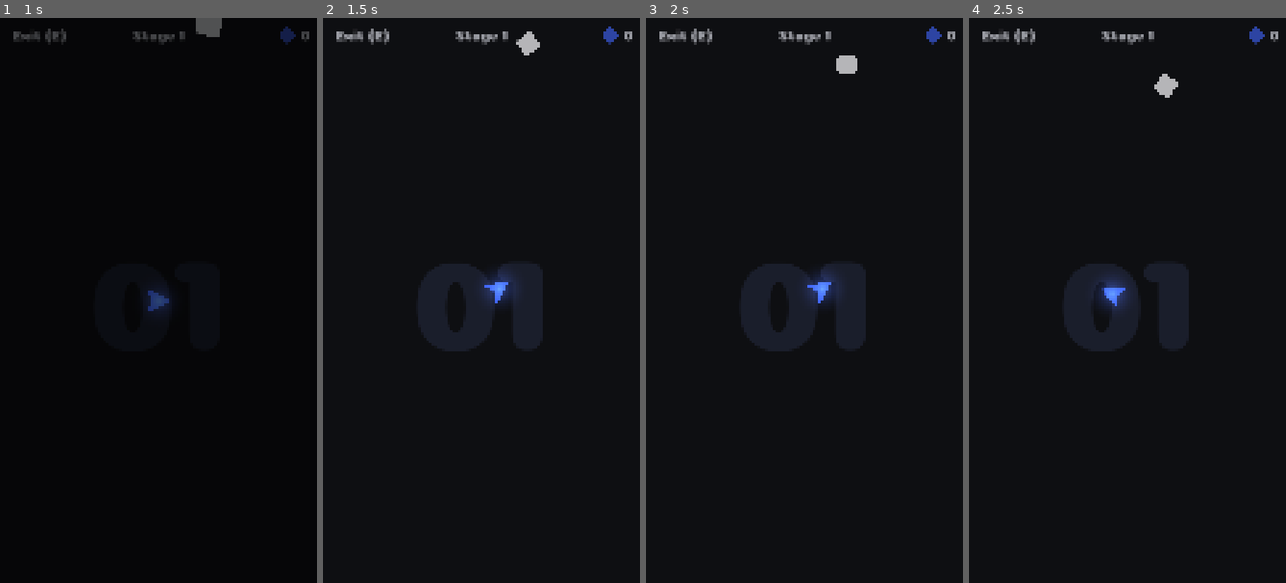
Above: before the commit, frames 1-4 (left to right).
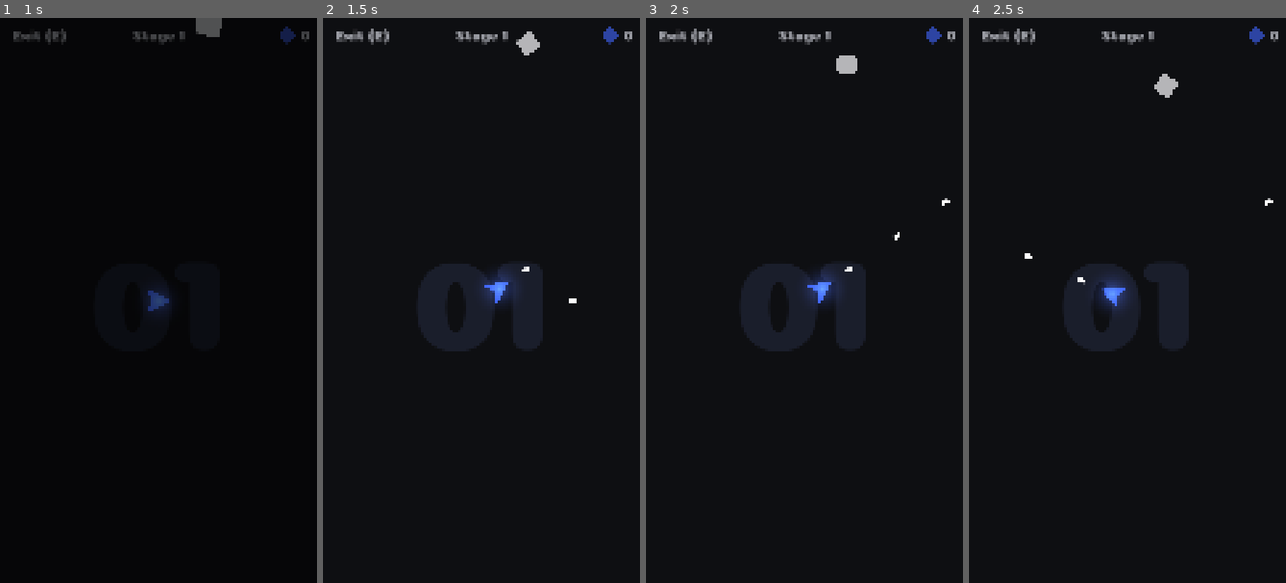
Above: after the commit, the same moments.

Repository: veprogames/blumo
Game: Godot game, scene res://src/main_menu/main_menu.tscn
Same seed, same stepped clock (60 frames per second), same inputs: the game is played once before the commit and once after it.
Inputs (mouse positions are in pixels of both pictures, inside the frame that each line leads up to):
- Up to frame 1 (1 s): click "Start" at 0.5 s
- Up to frame 2 (1.5 s): move the mouse to (497, 300) at 1.27 s
- Up to frame 3 (2 s): no input
- Up to frame 4 (2.5 s): move the mouse to (1111, 300) at 2.02 s

Frame 1 is identical in both runs. In frame 2, less than 0.1% of the frame differs, in the area x 62-80%, y 44-51%; in frame 3, less than 0.1%; in frame 4, less than 0.1%, in the area x 17-96%, y 31-48%.

Commit message:
player shooting bullets mechanic

Diff:
--- a/project.godot
+++ b/project.godot
@@ -83,6 +83,7 @@
 2d_physics/layer_1="TrailArea"
 2d_physics/layer_2="Edible"
 2d_physics/layer_3="Player"
+2d_physics/layer_4="Bullet"
 
 [rendering]
 
--- /dev/null
+++ b/src/bullet/bullet.gd
@@ -0,0 +1,19 @@
+class_name Bullet
+extends Area2D
+
+const SPEED: float = 800.0
+
+var active: bool = true
+
+
+func _physics_process(delta: float) -> void:
+	position += Vector2.RIGHT.rotated(rotation) * SPEED * delta
+
+
+func disappear() -> void:
+	active = false
+	var tween: Tween = create_tween().set_parallel()
+	tween.tween_property(self, ^"scale:x", 0.0, 0.1)
+	tween.tween_property(self, ^"modulate:a", 0.0, 0.1)
+	await tween.finished
+	queue_free()
--- /dev/null
+++ b/src/bullet/bullet.tscn
@@ -0,0 +1,20 @@
+[gd_scene load_steps=4 format=3 uid="uid://r6372rg6rb8f"]
+
+[ext_resource type="Script" uid="uid://nlb26ryktgnc" path="res://src/bullet/bullet.gd" id="1_rdh5j"]
+[ext_resource type="Texture2D" uid="uid://c6yrackkhusfk" path="res://assets/bullet/bullet.png" id="1_s7lrt"]
+
+[sub_resource type="CapsuleShape2D" id="CapsuleShape2D_rdh5j"]
+radius = 7.0
+
+[node name="Bullet" type="Area2D"]
+collision_layer = 8
+collision_mask = 0
+monitoring = false
+script = ExtResource("1_rdh5j")
+
+[node name="Sprite2D" type="Sprite2D" parent="."]
+texture = ExtResource("1_s7lrt")
+
+[node name="CollisionShape2D" type="CollisionShape2D" parent="."]
+rotation = 1.5708
+shape = SubResource("CapsuleShape2D_rdh5j")
--- a/src/edible/edible.gd
+++ b/src/edible/edible.gd
@@ -26,14 +26,22 @@
 	sprite_2d.modulate.a *= randf_range(0.6, 0.8)
 
 func _on_area_entered(area: Area2D) -> void:
-	if area is TrailCollisionArea and !edible:
+	if area is PlayerCollectorArea and edible:
+		eat()
+	elif area is Bullet:
+		var bullet: Bullet = area as Bullet
+		if bullet.active:
+			bullet.disappear()
+			become_edible()
+	elif area is TrailCollisionArea:
 		become_edible()
-	elif area is Player and not edible:
+	elif area is Player:
 		(area as Player).die()
-	elif area is PlayerCollectorArea and edible:
-		eat()
 
 func become_edible() -> void:
+	if edible:
+		return
+
 	edible = true
 	turn_on_glow()
 	became_edible.emit()
--- a/src/edible/edible_hexagon.tscn
+++ b/src/edible/edible_hexagon.tscn
@@ -17,7 +17,7 @@
 
 [node name="EdibleHexagon" type="Area2D"]
 collision_layer = 2
-collision_mask = 5
+collision_mask = 13
 script = ExtResource("1_uwkny")
 value_multiplier = 7.0
 color = Color(0.156, 0.6, 0.156, 1)
--- a/src/edible/edible_square.tscn
+++ b/src/edible/edible_square.tscn
@@ -17,7 +17,7 @@
 
 [node name="EdibleSquare" type="Area2D"]
 collision_layer = 2
-collision_mask = 5
+collision_mask = 13
 script = ExtResource("1_n0a62")
 
 [node name="CollisionShape2D" type="CollisionShape2D" parent="."]
--- a/src/edible/edible_star.tscn
+++ b/src/edible/edible_star.tscn
@@ -17,7 +17,7 @@
 
 [node name="EdibleStar" type="Area2D"]
 collision_layer = 2
-collision_mask = 5
+collision_mask = 13
 script = ExtResource("1_qmc0g")
 value_multiplier = 20.0
 color = Color(0.6, 0.6, 0.156, 1)
--- a/src/edible/edible_triangle.tscn
+++ b/src/edible/edible_triangle.tscn
@@ -14,7 +14,7 @@
 
 [node name="EdibleTriangle" type="Area2D"]
 collision_layer = 2
-collision_mask = 5
+collision_mask = 13
 script = ExtResource("1_btsgu")
 value_multiplier = 3.0
 color = Color(0.87, 0.2262, 0.5481, 1)
--- a/src/level/level.tscn
+++ b/src/level/level.tscn
@@ -83,6 +83,8 @@
 wait_time = 1.5
 one_shot = true
 
+[node name="Spawnables" type="Node2D" parent="." groups=["spawnables"]]
+
 [connection signal="tree_entered" from="." to="." method="_on_tree_entered"]
 [connection signal="tree_exited" from="." to="." method="_on_tree_exited"]
 [connection signal="died" from="Player" to="." method="_on_player_died"]
--- /dev/null
+++ b/src/player/bullet_pod/bullet_pod.gd
@@ -0,0 +1,29 @@
+class_name BulletPod
+extends Node2D
+
+const BulletScene: PackedScene = preload("res://src/bullet/bullet.tscn")
+
+var cooldown: float = 0.25
+var t: float = 0.0
+
+
+func _physics_process(delta: float) -> void:
+	t += delta
+	if t >= cooldown:
+		t -= cooldown
+		spawn_bullet()
+
+
+func spawn_bullet() -> void:
+	var container: Node2D = get_container()
+	if !container:
+		return
+
+	var bullet: Bullet = BulletScene.instantiate()
+	container.add_child(bullet)
+	bullet.rotation = global_rotation
+	bullet.position = global_position
+
+
+func get_container() -> Node2D:
+	return get_tree().get_first_node_in_group(&"spawnables")
--- /dev/null
+++ b/src/player/bullet_pod/bullet_pod.tscn
@@ -0,0 +1,6 @@
+[gd_scene load_steps=2 format=3 uid="uid://df7slsnwgx7yn"]
+
+[ext_resource type="Script" uid="uid://i5ns0wce7com" path="res://src/player/bullet_pod/bullet_pod.gd" id="1_dxrvq"]
+
+[node name="BulletPod" type="Node2D"]
+script = ExtResource("1_dxrvq")
--- a/src/player/player.tscn
+++ b/src/player/player.tscn
@@ -6,6 +6,7 @@
 [ext_resource type="Texture2D" uid="uid://dqutjy48rxjhr" path="res://assets/edible/glow.png" id="3_jiejy"]
 [ext_resource type="AudioStream" uid="uid://dwntp42ifre0v" path="res://assets/player/move.ogg" id="4_qrrqd"]
 [ext_resource type="AudioStream" uid="uid://dfjc42d6wjq8u" path="res://assets/player/die.ogg" id="5_mhae5"]
+[ext_resource type="PackedScene" uid="uid://df7slsnwgx7yn" path="res://src/player/bullet_pod/bullet_pod.tscn" id="7_o822w"]
 
 [sub_resource type="CanvasItemMaterial" id="CanvasItemMaterial_o822w"]
 blend_mode = 1
@@ -21,6 +22,10 @@
 [node name="Sprite2D" type="Sprite2D" parent="."]
 scale = Vector2(0.4, 0.4)
 texture = ExtResource("2_8shp1")
+
+[node name="BulletPod" parent="Sprite2D" instance=ExtResource("7_o822w")]
+position = Vector2(77.5, 0)
+scale = Vector2(2.5, 2.5)
 
 [node name="SpriteGlow" type="Sprite2D" parent="."]
 material = SubResource("CanvasItemMaterial_o822w")
Binary file added: assets/bullet/bullet.png
Not shown, added: assets/bullet/bullet.png.import
Not shown, added: src/bullet/bullet.gd.uid
Not shown, added: src/player/bullet_pod/bullet_pod.gd.uid
Not shown: 1 places in src/player/player.tscn that only renumber resources
